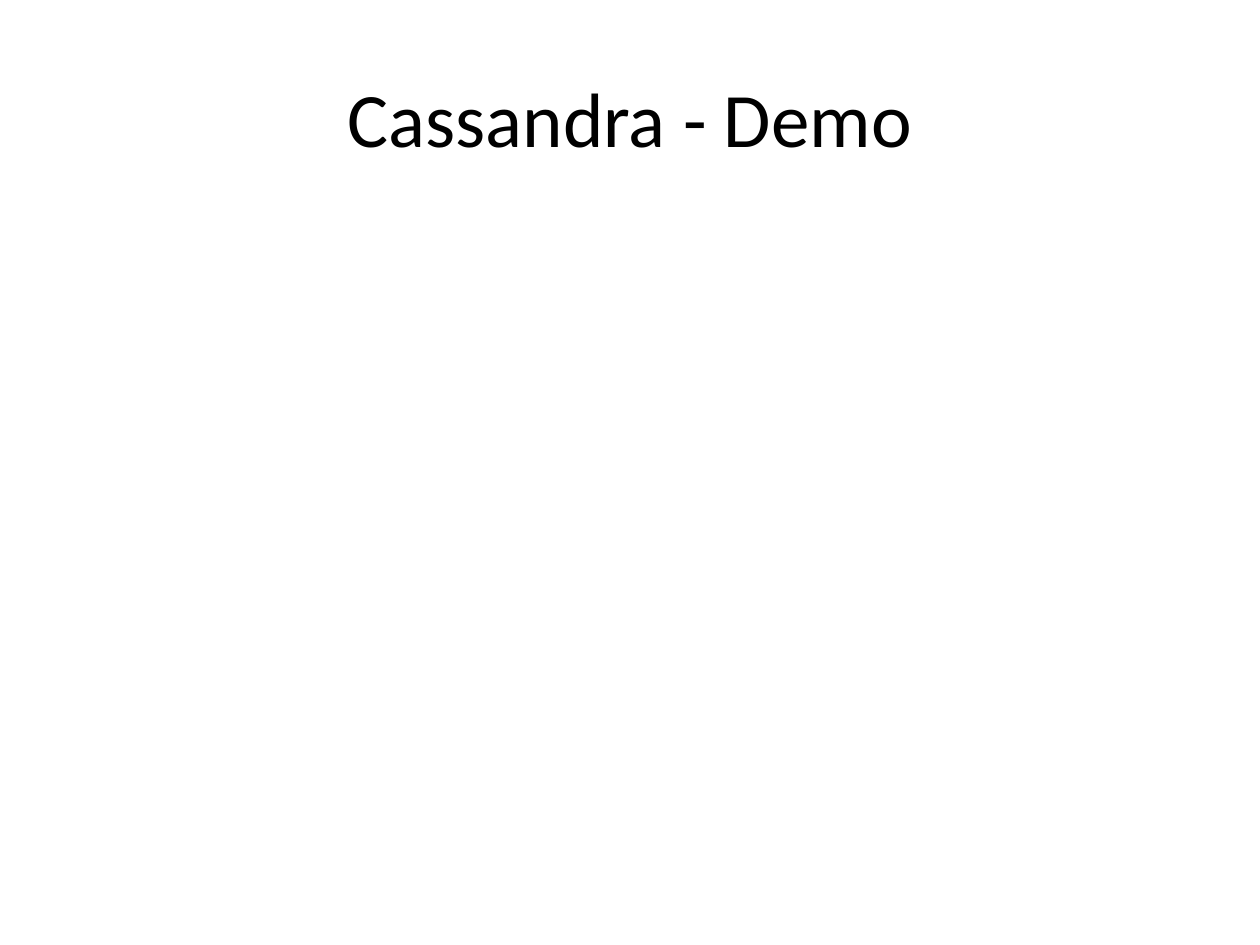
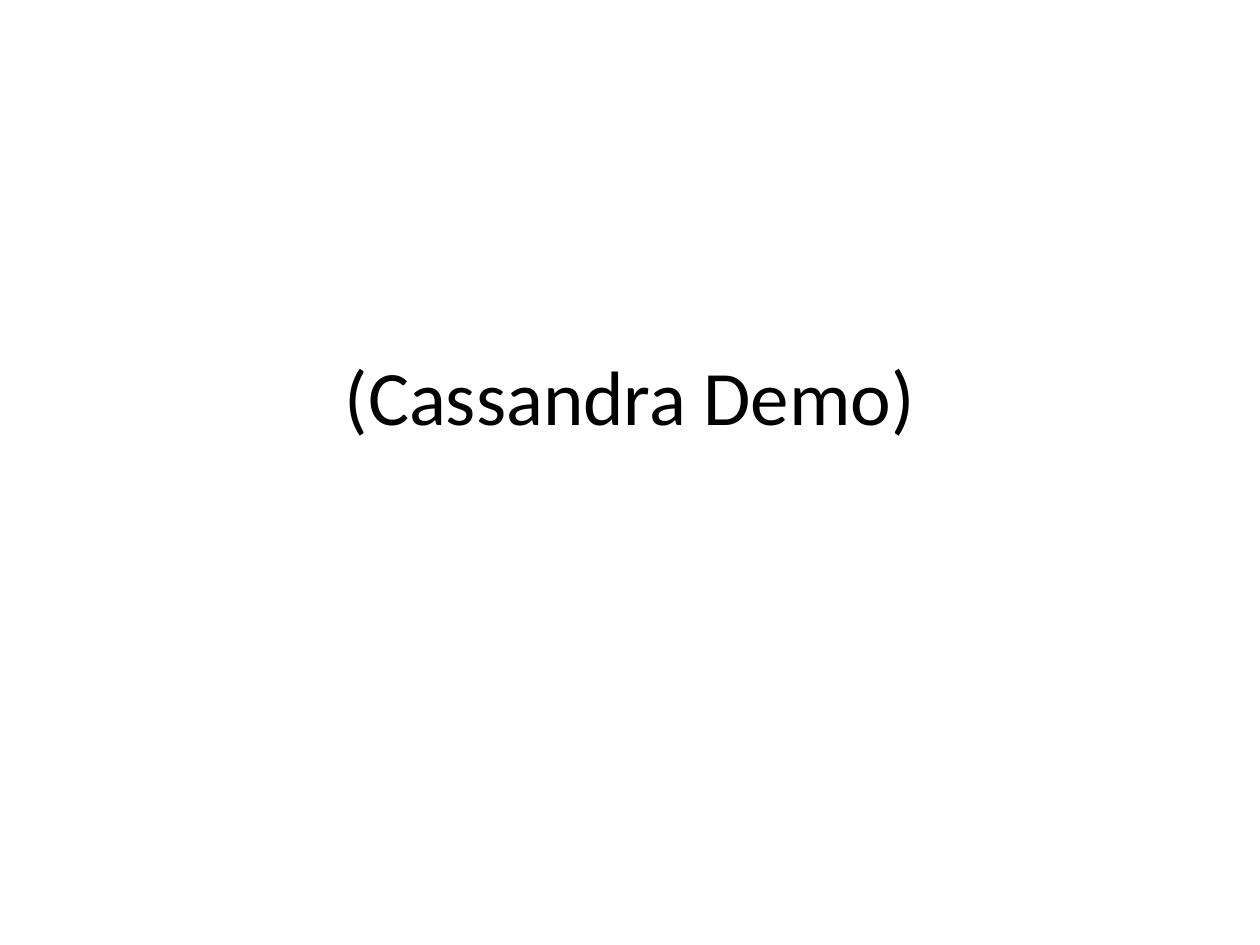
Before and after one commit to alexdgarland/database-demos, a slide deck: slide 40 of Slides/Not Only SQL - Picking A Database for DotNET.pptx (slide 42 before the commit). Drawn at 1260x945 pixels with LibreOffice and Linux fonts; fonts in the diff are those of the drawing. Boxes give left, top, right and bottom in pixels: in the first picture for what was removed or moved away, otherwise in the second. Text is boxed around its words. In the diff, an @@ line names an element or a change of style, - is before the commit and + after.

```diff
--- a/Slides/Not Only SQL - Picking A Database for DotNET.pptx
+++ b/Slides/Not Only SQL - Picking A Database for DotNET.pptx
@@ title at (x1=345, y1=369, x2=914, y2=436): text changed @@
-Cassandra - Demo
+(Cassandra Demo)
```
Also in this commit, not shown: 5 other slides changed, 4 slides added, 4 slides removed.
